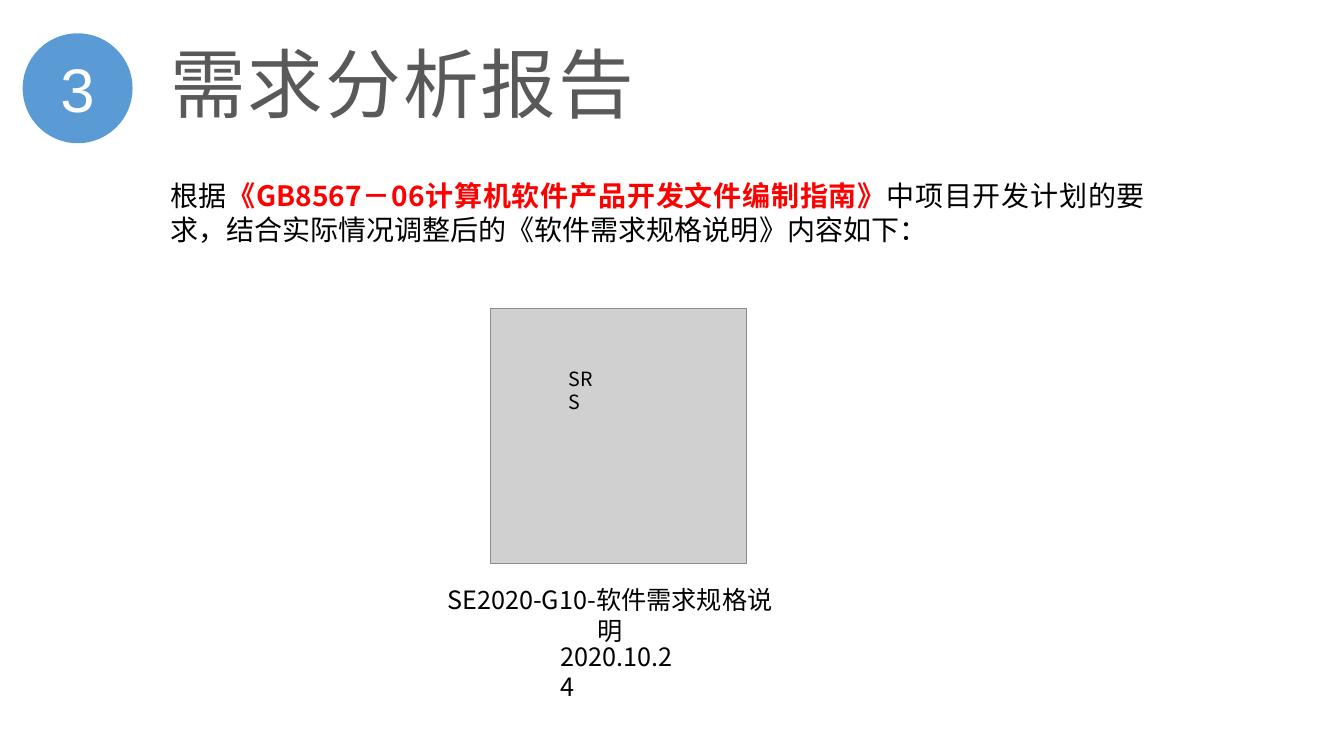
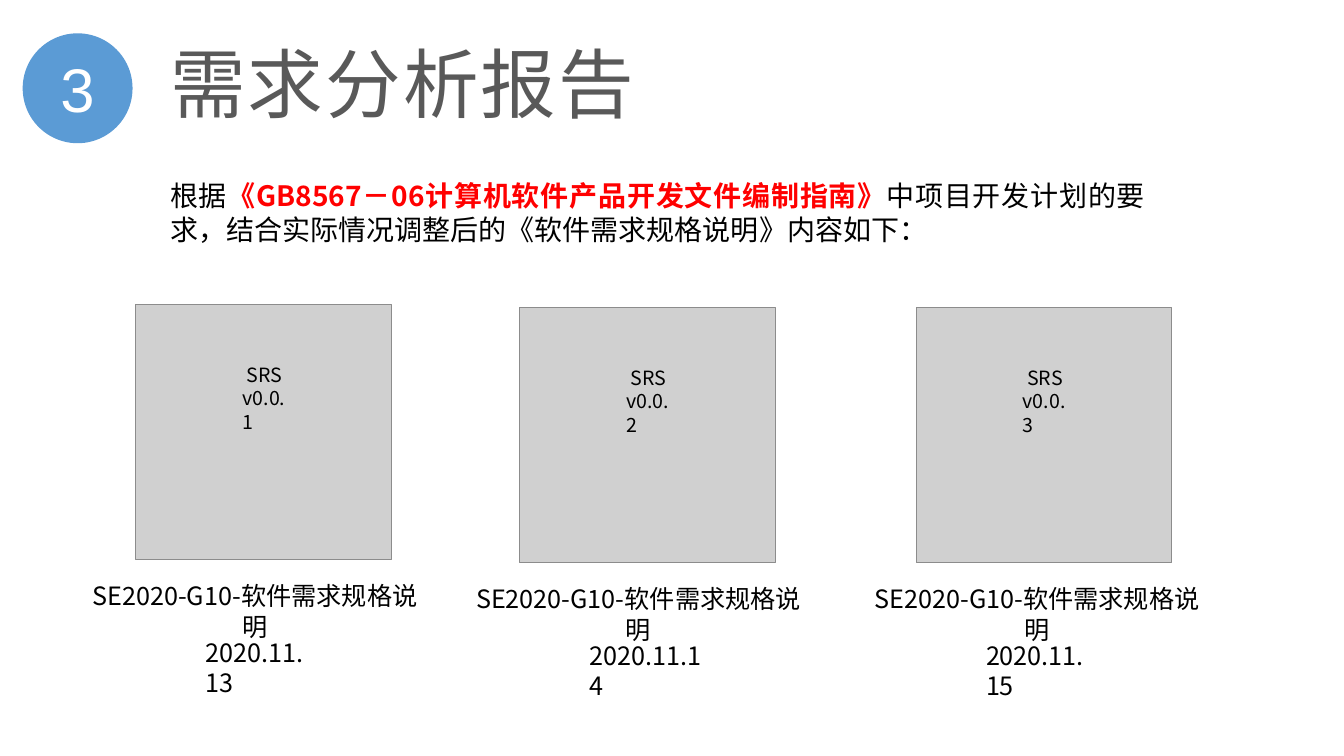
Before and after one commit to Cozymyz/SE2020-CityNorthBook, a slide deck: slide 13 of 开发文档/需求分析(SRS)/SE2020-G10-需求分析0.0.1.pptx. Drawn at 1344x756 pixels with LibreOffice and Linux fonts; fonts in the diff are those of the drawing; grey boxes stand for pictures; background and template pictures are left out. Boxes give left, top, right and bottom in pixels: in the first picture for what was removed or moved away, otherwise in the second. Text is boxed around its words. In the diff, an @@ line names an element or a change of style, - is before the commit and + after.

```diff
--- a/开发文档/需求分析(SRS)/SE2020-G10-需求分析0.0.1.pptx
+++ b/开发文档/需求分析(SRS)/SE2020-G10-需求分析0.0.1.pptx
@@ picture: place and size @@
-picture at [491,309,747,565]
+picture at [136,304,392,561]
@@ picture added at [519,308,775,564] @@
@@ picture added at [917,308,1173,564] @@
@@ text "SRS": place and size @@
-text "SRS" at [560,362,613,396]
+text "SRS" at [243,367,286,429]
@@ text added at [626,370,669,432], 14 pt, text #000000 @@
+SRS
+v0.0.2
@@ text added at [1023,370,1066,433], 14 pt, text #000000 @@
+SRS
+v0.0.3
@@ text at [243,391,286,429]: paragraph added @@
+v0.0.1
@@ text "SE2020-G10-软件需求规格说明": place and size @@
-text "SE2020-G10-软件需求规格说明" at [447,588,772,611]
+text "SE2020-G10-软件需求规格说明" at [92,584,417,607]
@@ text added at [476,587,801,610], 18 pt, text #000000 @@
+SE2020-G10-软件需求规格说明
@@ text added at [875,587,1200,610], 18 pt, text #000000 @@
+SE2020-G10-软件需求规格说明
@@ text at [206,636,304,693]: text changed @@
-2020.10.24
+2020.11.13
@@ text added at [589,639,701,666], 18 pt, text #000000 @@
+2020.11.14
@@ text added at [986,639,1084,696], 18 pt, text #000000 @@
+2020.11.15
```
Also in this commit, not shown: 9 other slides changed, 18 other files.
